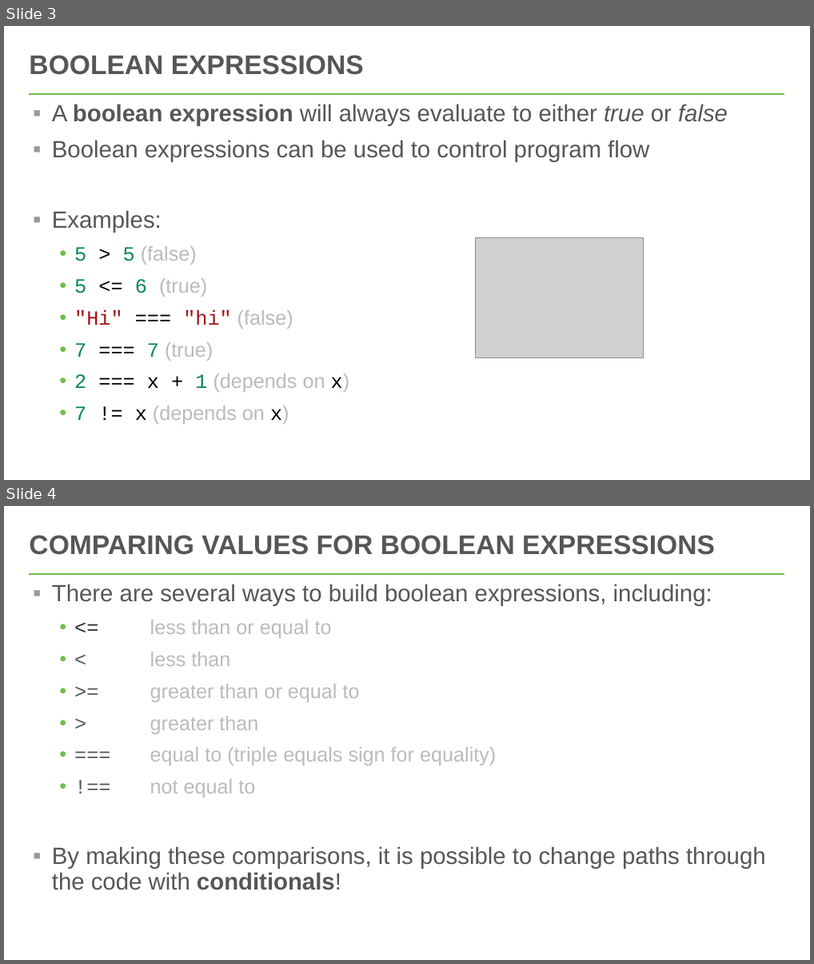
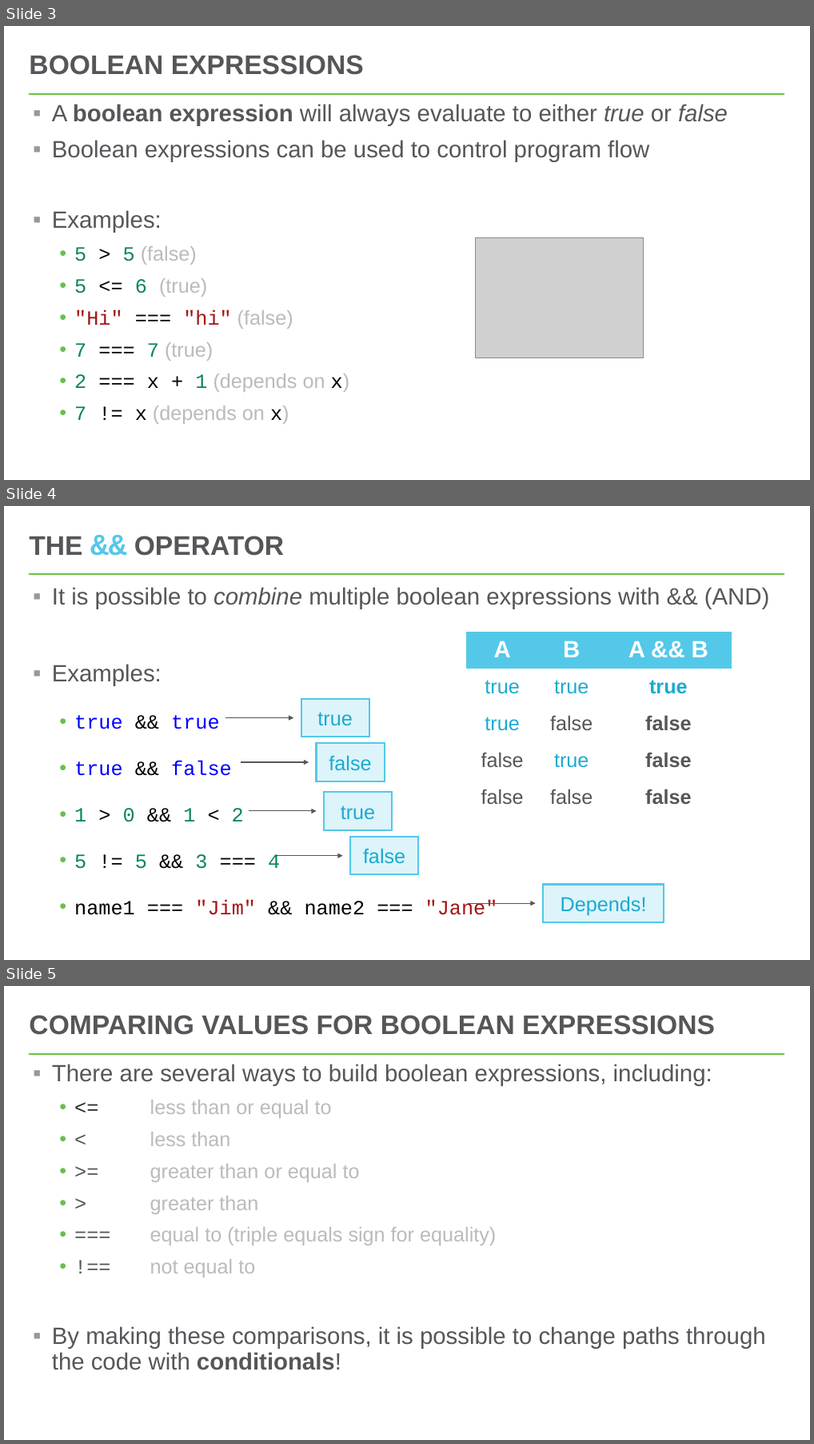
Before and after one commit to hytechclub/web-102, a slide deck: Week05/Conditionals.pptx. Shown one above the other, each under a label of ours: slides 3 and 4 before the commit, slides 3, 4 and 5 after it. The pictures are 814x964 and 814x1444 pixels, drawn with LibreOffice and Linux fonts; fonts in the diff are those of the drawing; grey boxes stand for pictures. Boxes give left, top, right and bottom in pixels: in the first picture for what was removed or moved away, otherwise in the second. Text is boxed around its words. In the diff, an @@ line names an element or a change of style, - is before the commit and + after.

Commit message:
add && operator to week 5 lecture

```diff
--- a/Week05/Conditionals.pptx
+++ b/Week05/Conditionals.pptx
@@ slide 4 added at [4,506,810,960], background #FFFFFF; not listed: 1 template element that a slide beside it also shows @@
@@ title added at [29,536,284,556], 32 pt, text #56565A, bold @@
+THE && OPERATOR
@@ text added at [52,587,770,915], 24 pt, text #56565A @@
+▪ It is possible to combine multiple boolean expressions with && (AND)
+▪ Examples:
+  • true && true
+  • true && false
+  • 1 > 0 && 1 < 2
+  • 5 != 5 && 3 === 4
+  • name1 === "Jim" && name2 === "Jane"
@@ table added at [466,632,733,815], 5 rows, 3 columns @@
+A | B | A && B
+true | true | true
+true | false | false
+false | true | false
+false | false | false
@@ arrow added from (226, 718) to (294, 718), #56565A 1 pt @@
@@ rectangle added at [302,699,370,736], fill #DDF4FA, outline #54C8E8 2 pt, 24 pt, text #1CAAD1 @@
+true
@@ rectangle added at [317,743,385,780], fill #DDF4FA, outline #54C8E8 2 pt, 24 pt, text #1CAAD1 @@
+false
@@ arrow added from (241, 762) to (309, 762), #56565A 1 pt @@
@@ rectangle added at [324,792,392,830], fill #DDF4FA, outline #54C8E8 2 pt, 24 pt, text #1CAAD1 @@
+true
@@ arrow added from (249, 811) to (317, 811), #56565A 1 pt @@
@@ rectangle added at [350,836,418,874], fill #DDF4FA, outline #54C8E8 2 pt, 24 pt, text #1CAAD1 @@
+false
@@ arrow added from (275, 856) to (342, 856), #56565A 1 pt @@
@@ rectangle added at [544,884,665,922], fill #DDF4FA, outline #54C8E8 2 pt, 24 pt, text #1CAAD1 @@
+Depends!
@@ arrow added from (468, 903) to (536, 903), #56565A 1 pt @@
@@ what was slide 4 is now slide 5 @@
```
